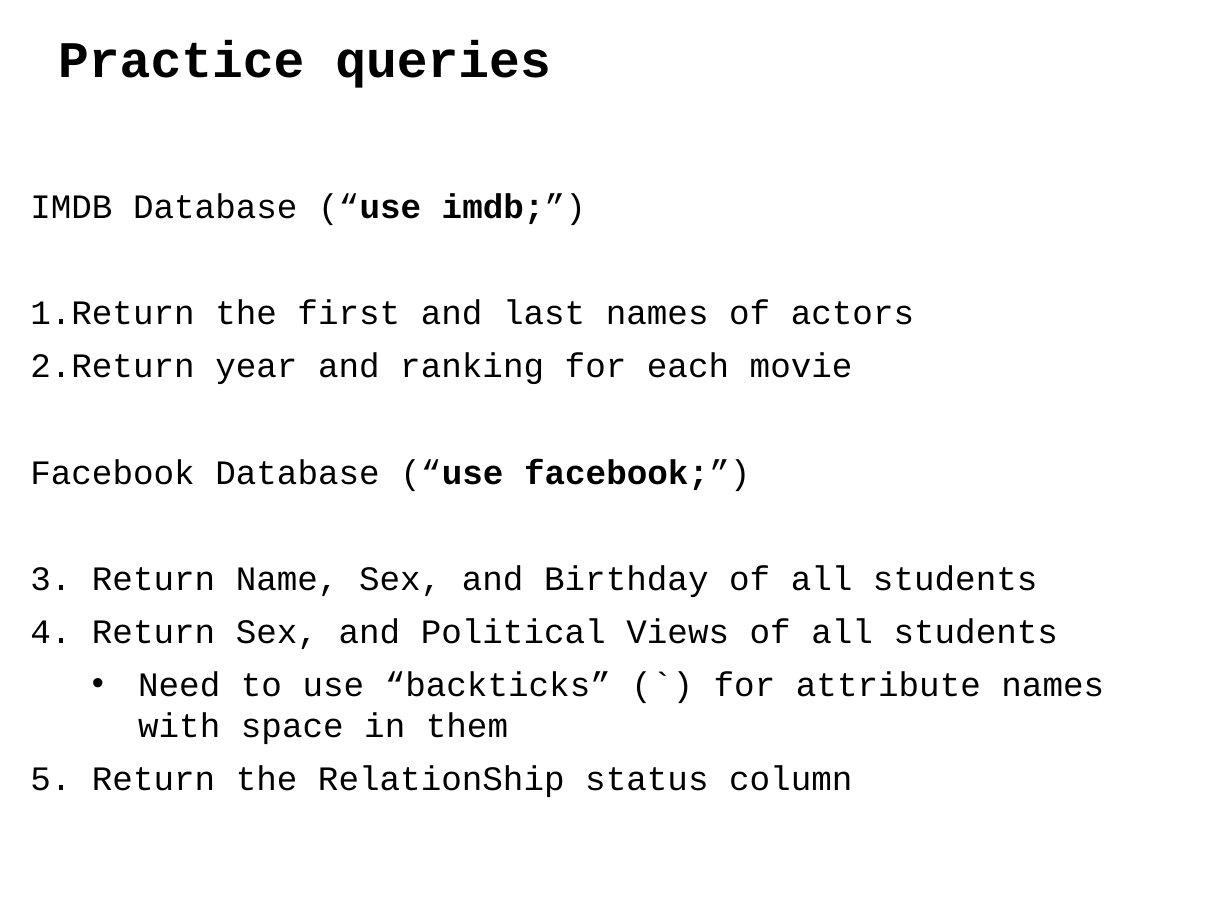
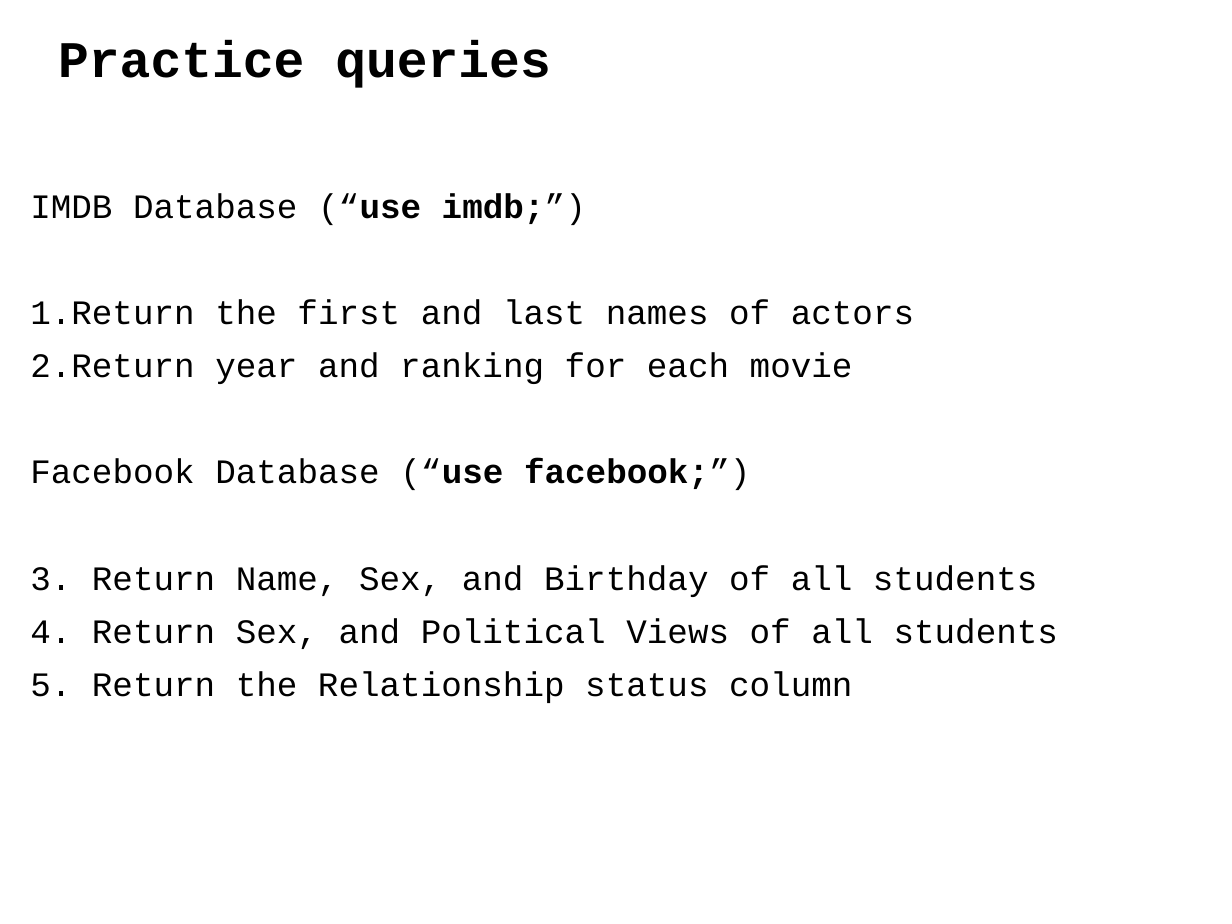
Before and after one commit to ipeirotis/introduction-to-databases, a slide deck: slide 12 of C-SQL.pptx. Drawn at 1232x924 pixels with LibreOffice and Linux fonts; fonts in the diff are those of the drawing. Boxes give left, top, right and bottom in pixels: in the first picture for what was removed or moved away, otherwise in the second. Text is boxed around its words. In the diff, an @@ line names an element or a change of style, - is before the commit and + after.

```diff
--- a/C-SQL.pptx
+++ b/C-SQL.pptx
@@ text at (x1=92, y1=671, x2=852, y2=703): text changed @@
-  • Need to use “backticks” (`) for attribute names with space in them
-3. Return the RelationShip status column
+3. Return the Relationship status column
```
Also in this commit, not shown: 14 other slides changed, 10 slides added, 1 slide removed.
